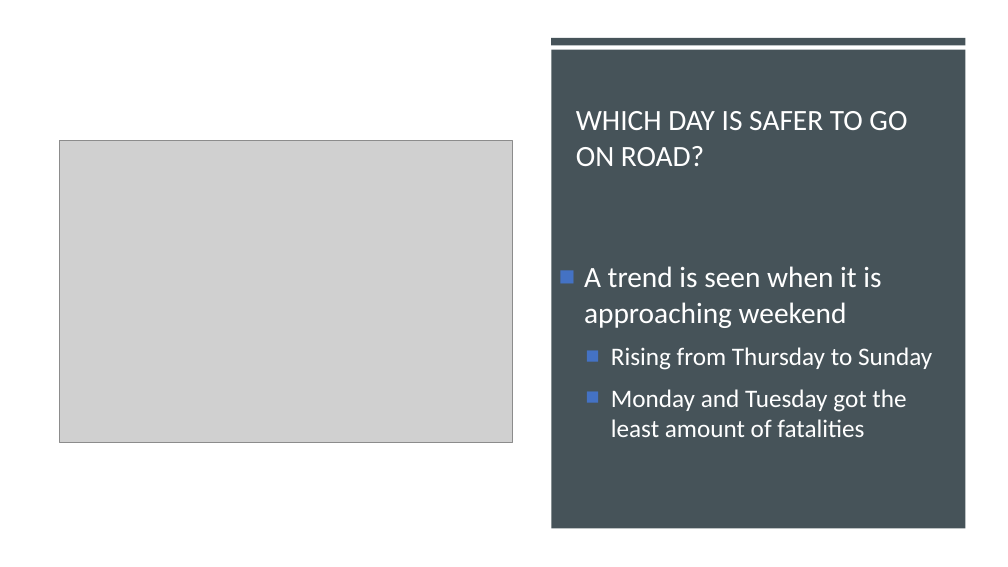
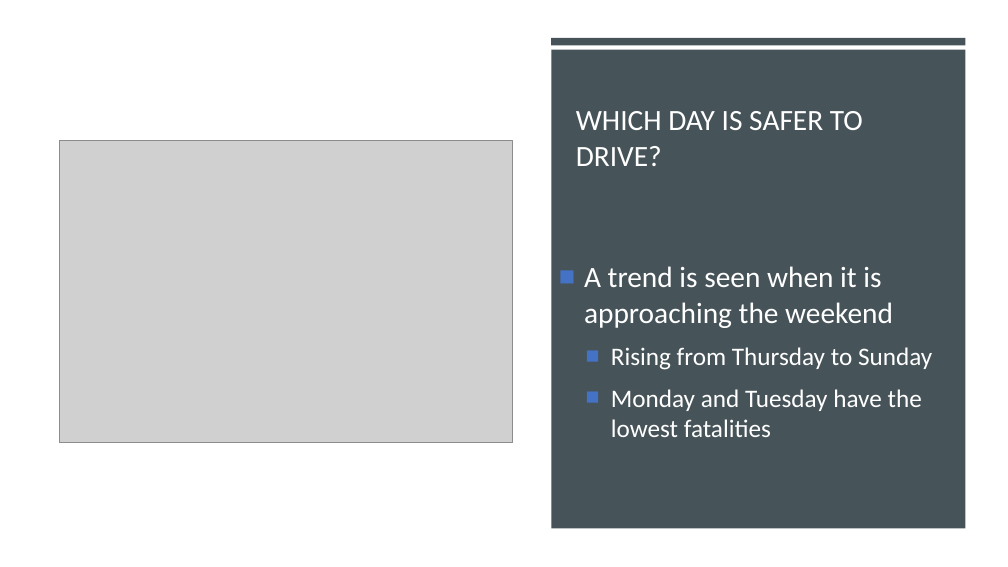
Before and after one commit to cyrusauyeungc/Project_01, a slide deck: slide 18 of output_data/Presentation.pptx. Drawn at 1008x567 pixels with LibreOffice and Linux fonts; fonts in the diff are those of the drawing; grey boxes stand for pictures. Boxes give left, top, right and bottom in pixels: in the first picture for what was removed or moved away, otherwise in the second. Text is boxed around its words. In the diff, an @@ line names an element or a change of style, - is before the commit and + after.

```diff
--- a/output_data/Presentation.pptx
+++ b/output_data/Presentation.pptx
@@ title at [576,111,863,166]: text changed @@
-WHICH DAY IS SAFER TO GO ON ROAD?
+WHICH DAY IS SAFER TO DRIVE?
@@ text at [584,266,893,328]: text changed @@
-■ A trend is seen when it is approaching weekend
+■ A trend is seen when it is approaching the weekend
@@ text at [611,389,922,437]: text changed @@
-  ■ Monday and Tuesday got the least amount of fatalities
+  ■ Monday and Tuesday have the lowest fatalities
```
Also in this commit, not shown: 8 other slides changed, 3 slides added, 1 slide removed.
